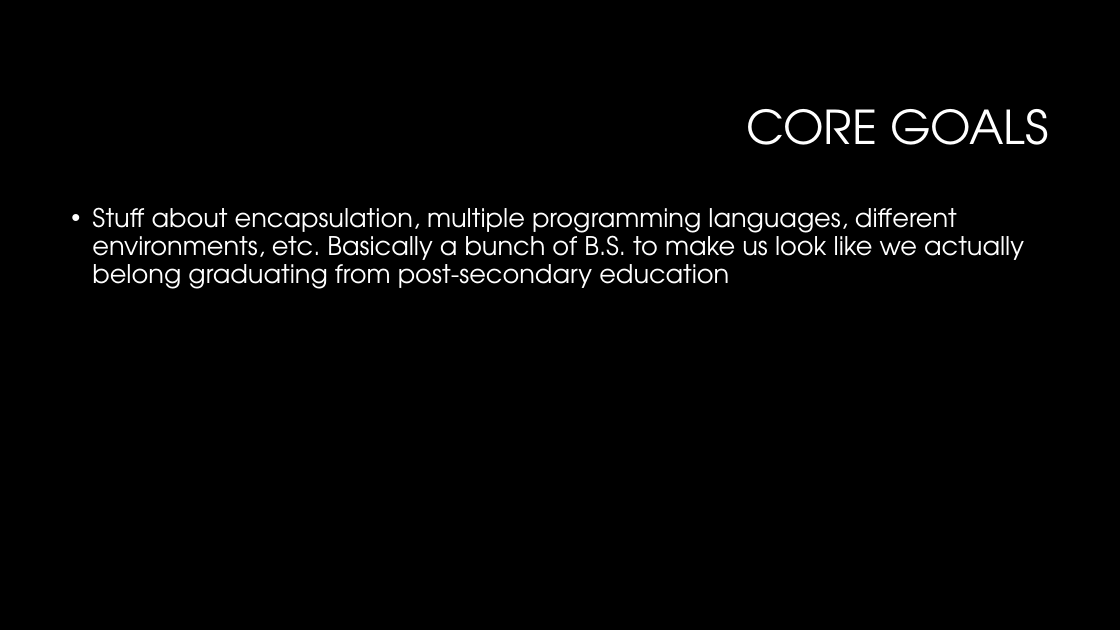
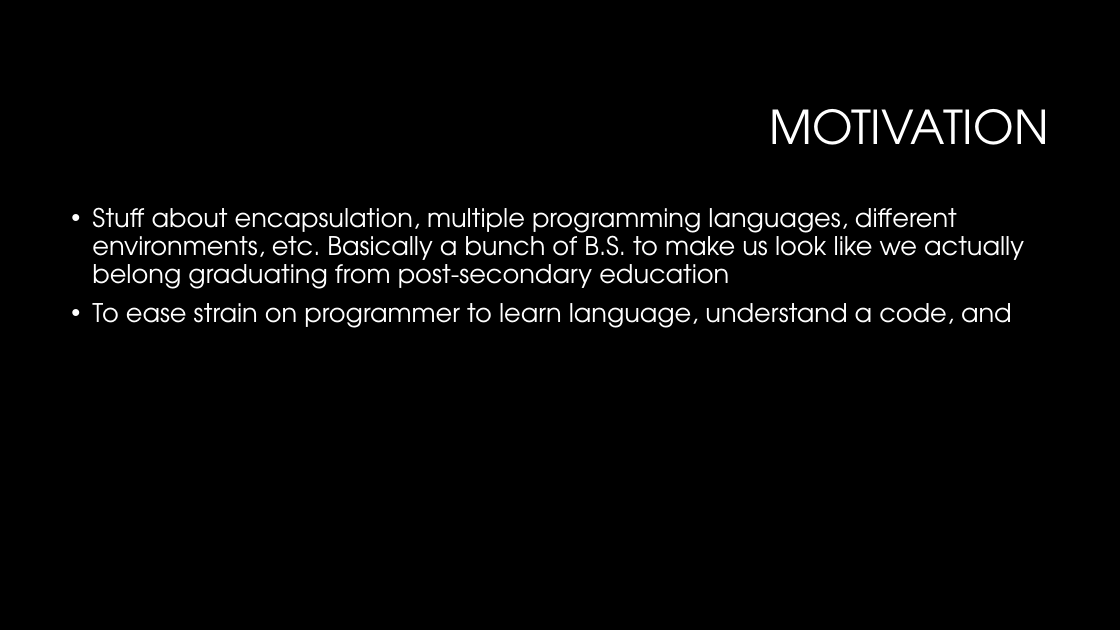
Before and after one commit to rtedeschi/CASP, a slide deck: slide 4 of Weekly Updates/Final Presentation/CASP Final.pptx. Drawn at 1120x630 pixels with LibreOffice and Linux fonts; fonts in the diff are those of the drawing; background and template pictures are left out. Boxes give left, top, right and bottom in pixels: in the first picture for what was removed or moved away, otherwise in the second. Text is boxed around its words. In the diff, an @@ line names an element or a change of style, - is before the commit and + after.

```diff
--- a/Weekly Updates/Final Presentation/CASP Final.pptx
+++ b/Weekly Updates/Final Presentation/CASP Final.pptx
@@ title at [770,109,1049,145]: text changed @@
-CORE GOALS
+MOTIVATION
@@ text at [92,303,1012,328]: paragraph added @@
+• To ease strain on programmer to learn language, understand a code, and
```
Also in this commit, not shown: 3 other slides changed, 2 slides removed, 18 other files.
